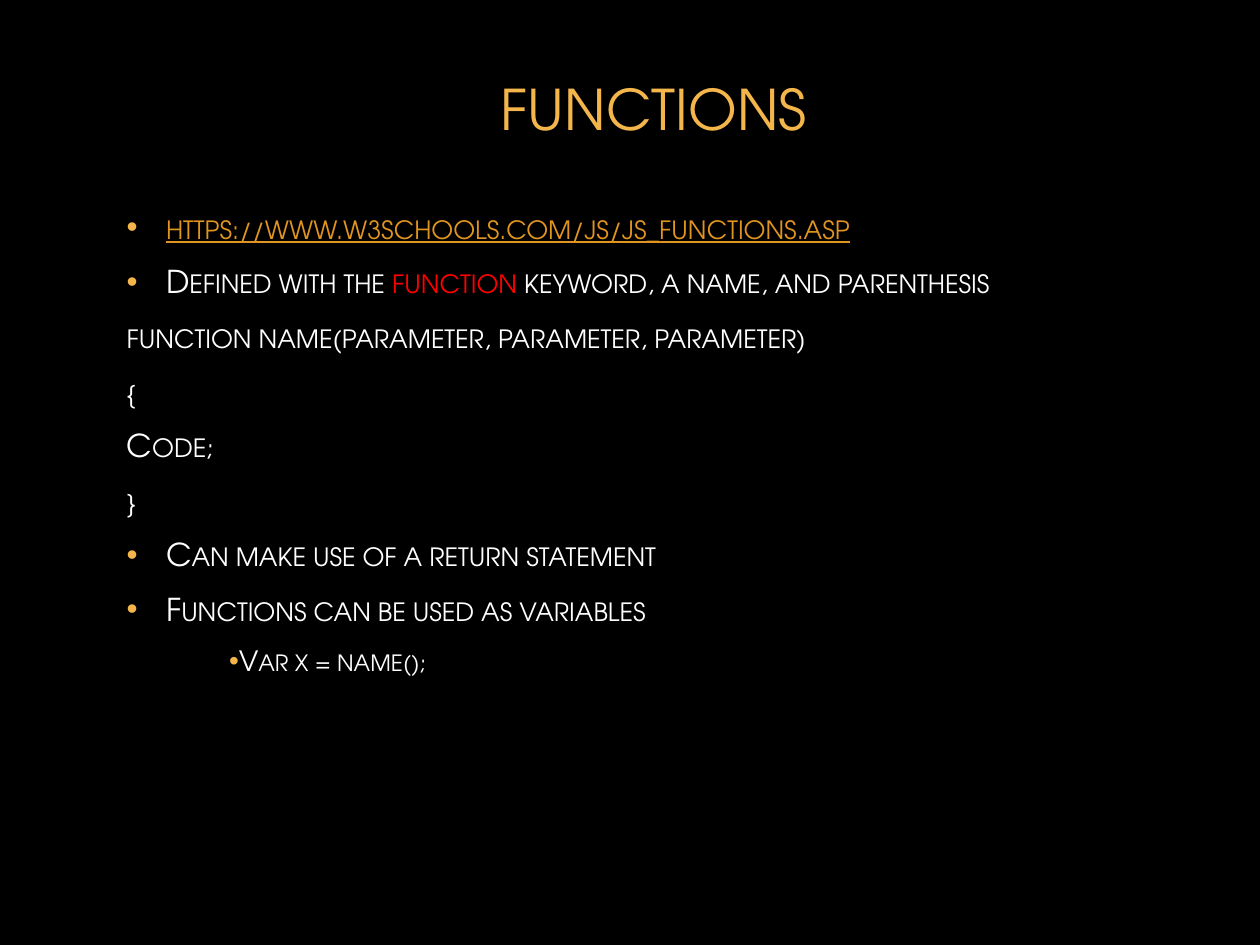
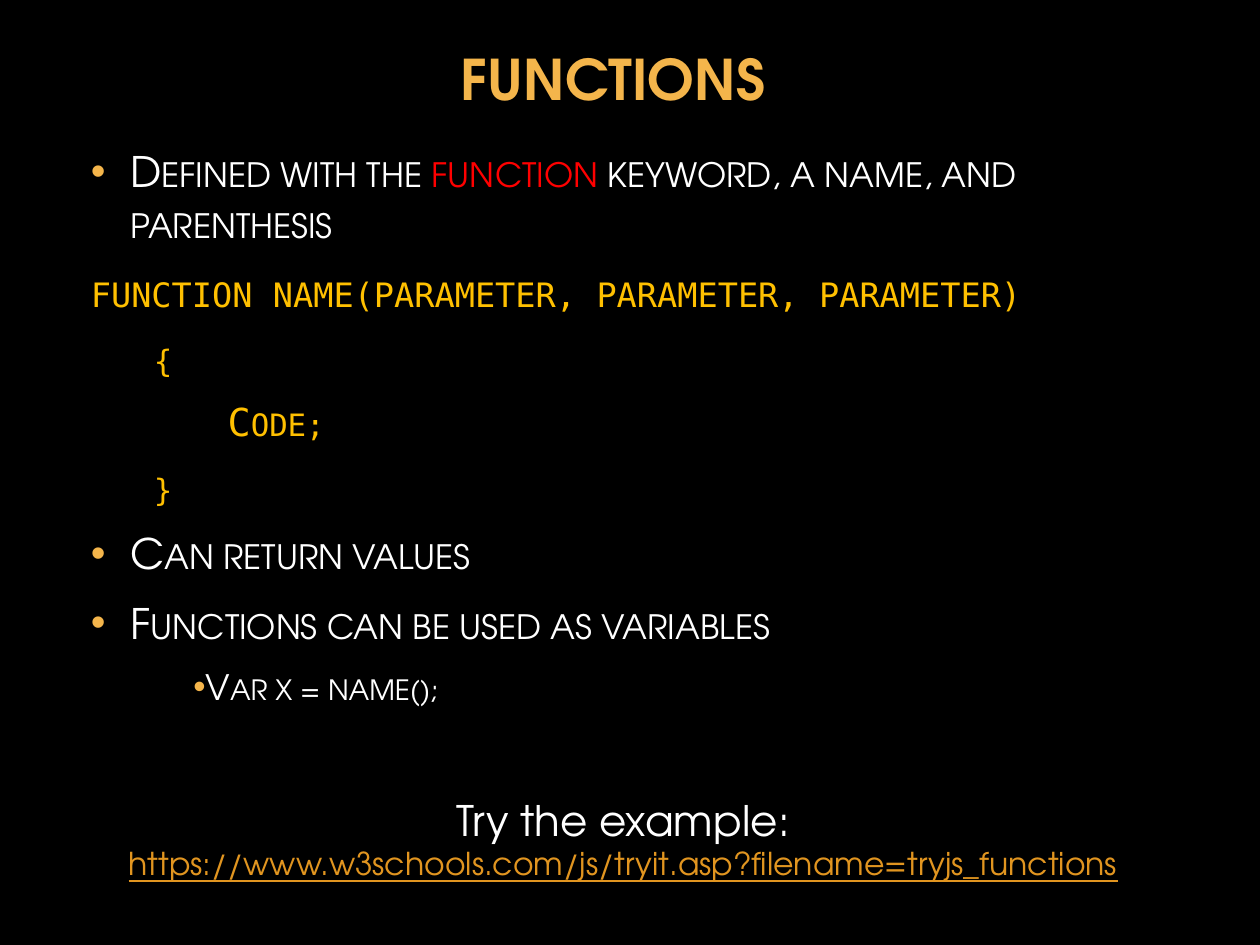
Before and after one commit to donfreiday/cpsc330-js, a slide deck: slide 28 of Javascript.pptx (slide 27 before the commit). Drawn at 1260x945 pixels with LibreOffice and Linux fonts; fonts in the diff are those of the drawing; background and template pictures are left out. Boxes give left, top, right and bottom in pixels: in the first picture for what was removed or moved away, otherwise in the second. Text is boxed around its words. In the diff, an @@ line names an element or a change of style, - is before the commit and + after.

```diff
--- a/Javascript.pptx
+++ b/Javascript.pptx
@@ text "FUNCTIONS": place and size @@
-text "FUNCTIONS" at box(501, 88, 807, 131)
+text "FUNCTIONS" at box(461, 58, 766, 101)
@@ text "FUNCTIONS" at box(461, 58, 766, 101): bold on @@
@@ text "Defined with the function keyword, ...": place and size @@
-text "Defined with the function keyword, ..." at box(127, 220, 990, 676)
+text "Defined with the function keyword, ..." at box(91, 161, 1021, 706)
@@ text at box(91, 161, 1021, 706): size 18 to 24 pt in "Defined with the function keyword, a name, ...", "function name(parameter, parameter, parameter)", "Functions can be used as variables"; font TeX Gyre Adventor to DejaVu Sans Mono, text colour #FFFFFF to #FFC000 in "function name(parameter, parameter, parameter)", "{", "Code;", "}"; size 18 to 22 pt in "{", "Code;", "}"; size 16 to 20 pt in "Var x = name();"; more space between paragraphs; list level 1 to 2 in "{"; list level 1 to 2 in "Code;"; list level 1 to 2 in "}" @@
@@ text at box(166, 220, 850, 243): paragraph removed @@
-• https://www.w3schools.com/js/js_functions.asp
@@ text at box(223, 543, 470, 570): text changed; size 18 to 24 pt @@
-• Can make use of a return statement
+• Can return values
@@ text added at box(129, 805, 1118, 882), 18 pt, text #E19520, underline @@
+Try the example:
+https://www.w3schools.com/js/tryit.asp?filename=tryjs_functions
```
Also in this commit, not shown: 25 other slides changed, 26 slides added, 7 slides removed, 2 other files.
